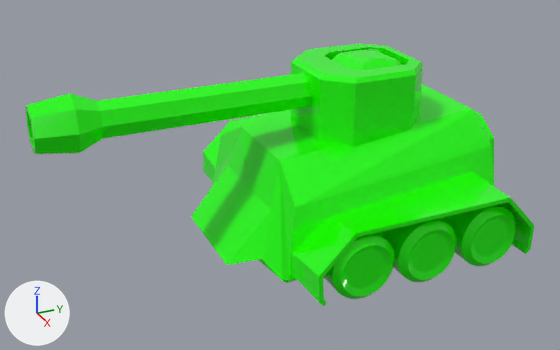
What one commit did to the glTF model public/assets/graphics/Tank.glb.
Camera for both pictures: a camera (50 mm lens) standing at (5.39, -3.12, 3.23) and looking at (0.1, -0.73, 0.58). The axes (+X, +Y, +Z) are drawn at lower left. The lights are the same throughout. Vertices at the same position are counted once.

The first picture shows 'Tank.Base', 'Tank.Tower', 'Tank.Wheel.001', 'Tank.Wheel.002', 'Tank.Wheel.003'.
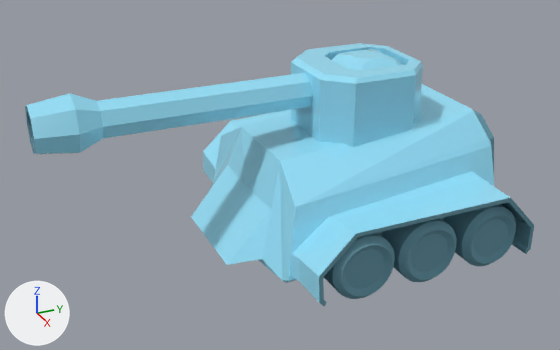
What the commit changed:
Material 'Material.002' (mat_material_002) changes colour from green #1cff00 to cyan #9ae6ff; in linear values from (0.0114, 1.0, 0.0) to (0.323, 0.791, 1.0).
Material 'Material.001' (mat_material_001) is new.
Its base color is (0.127, 0.302, 0.379) (cyan #6495a6).
Its roughness is 1.0.
me_tank_base has 148 vertices, 298 faces and spans x -1.27..1.27, y -1.35..1.08, z 0.05..1.04.
me_tank_base is used by ob_tank_base; location (0.0, 0.0, 0.0).
me_tank_base part 1: 104 faces spanning x -1.27..1.27, y -0.95..1.08, z 0.06..0.96 switch from mat_material_002 (green #1cff00) to mat_material_001 (cyan #6495a6).
me_tank_tower has 120 vertices, 232 faces and spans x -0.47..0.47, y -2.62..0.47, z 0.74..1.48.
me_tank_tower is used by ob_tank_tower; location (0.0, 0.0, 0.0).
me_tank_tower part 2: 38 faces spanning x -0.19..0.19, y -2.62..-1.06, z 1.06..1.43 switch from mat_material_002 (green #1cff00) to mat_material_001 (cyan #6495a6).
me_tank_wheel_002 has 256 vertices, 504 faces and spans x -1.25..1.25, y -0.82..-0.3, z 0.01..0.53.
me_tank_wheel_002 no longer uses material mat_material_002 (green #1cff00).
me_tank_wheel_002 now uses material mat_material_001 (cyan #6495a6).
me_tank_wheel_001 has 256 vertices, 504 faces and spans x -1.25..1.25, y -0.26..0.26, z 0.01..0.53.
me_tank_wheel_001 no longer uses material mat_material_002 (green #1cff00).
me_tank_wheel_001 now uses material mat_material_001 (cyan #6495a6).
me_tank_wheel_003 has 256 vertices, 504 faces and spans x -1.25..1.25, y 0.31..0.83, z 0.01..0.53.
me_tank_wheel_003 no longer uses material mat_material_002 (green #1cff00).
me_tank_wheel_003 now uses material mat_material_001 (cyan #6495a6).

Changed parts and their boxes (x1, y1, x2, y2) in the pictures (560 x 350 px):
'Tank.Base', recoloured, surface changed (green to cyan)
    both: (191, 84, 534, 307)
'Tank.Tower', recoloured, surface changed (green to cyan)
    both: (25, 43, 423, 154)
'Tank.Wheel.001', recoloured (green to cyan)
    both: (382, 218, 457, 282)
'Tank.Wheel.003', recoloured (green to cyan)
    both: (443, 204, 516, 266)
'Tank.Wheel.002', recoloured (green to cyan)
    both: (324, 233, 395, 299)
part 1 of me_tank_base, recoloured (green to cyan)
    both: (319, 111, 534, 307)
part 2 of me_tank_tower, recoloured (green to cyan)
    both: (25, 105, 35, 154)
